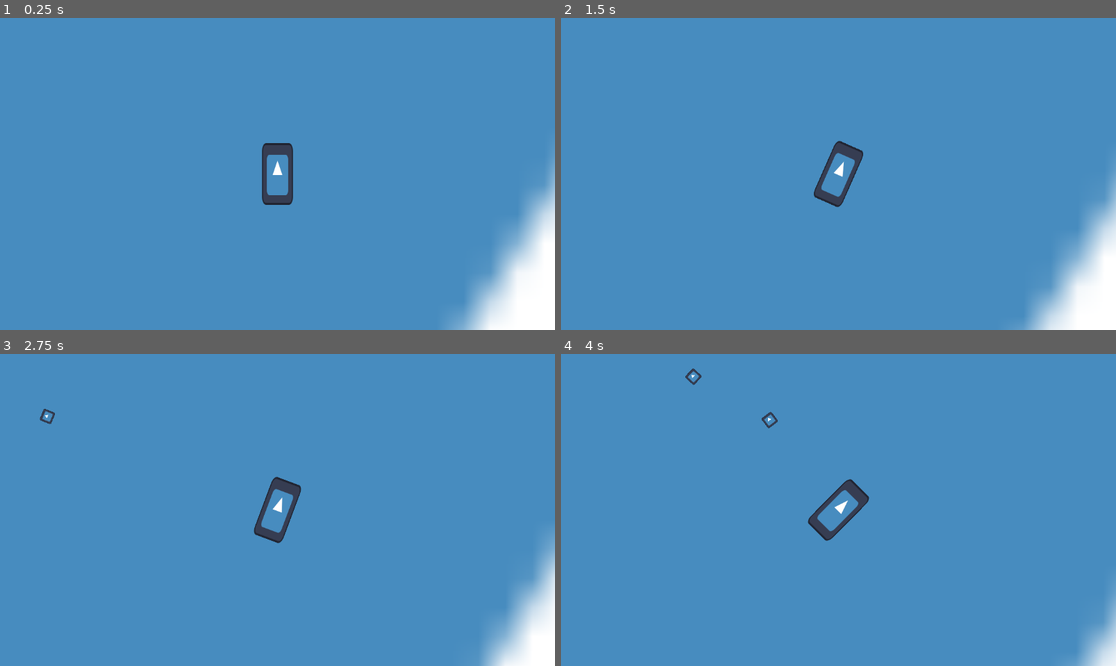
Above: before the commit, frames 1-4 (two rows, left to right).
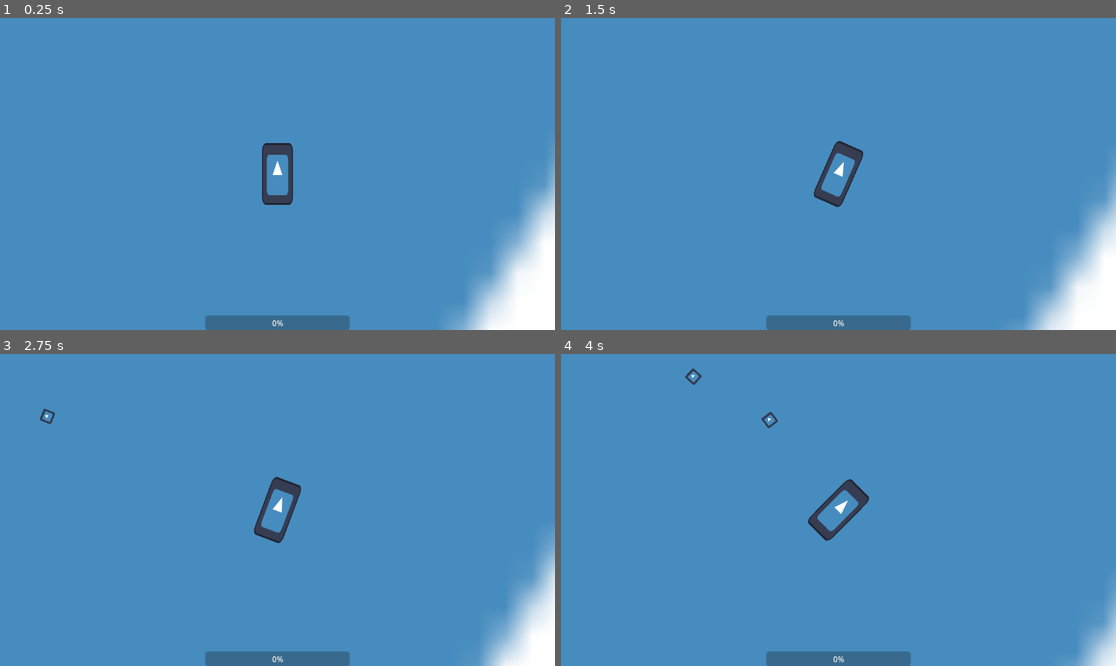
Above: after the commit, the same moments.

Repository: LeBulldoge/torqueterror
Game: Godot game, scene res://Main.tscn
The game is run twice, just before and just after one commit, with the same random seed, the same clock (stepped at 60 frames per second) and the same inputs. The engine's default icon, where the game draws it, is replaced by a stand-in: a white triangle on a blue panel in a dark square.
Inputs:
- Up to frame 1 (0.25 s): no input
- Up to frame 2 (1.5 s): tap Enter at 0.5 s; hold D (steer_right) 0.53-1.28 s; tap S (decelerate) at 0.6, 1.35 s; hold A (steer_left) from 1.28 s (still down)
- Up to frame 3 (2.75 s): release A (steer_left) at 2.03 s; hold D (steer_right) from 2.03 s (still down); tap S (decelerate) at 2.1 s
- Up to frame 4 (4 s): release D (steer_right) at 2.78 s; hold W (accelerate) 2.78-3.53 s; tap S (decelerate) at 2.85, 3.6 s; hold A (steer_left) from 3.53 s (still down)

The runs differ from the first frame. In frame 1, 1.2% of the frame differs, in the area x 36-64%, y 95-100%; in frame 2, 1.2%; in frame 3, 1.2%; in frame 4, 1.2%.

Commit message:
Added a basic healthbar

Diff:
--- a/Main.gd
+++ b/Main.gd
@@ -7,6 +7,7 @@
 func _ready():
 	start_game()
 
+	$Player.health.health_changed.connect($HUD.display_health)
 	$Player.health.death.connect(game_over)
 
 
--- a/Main.tscn
+++ b/Main.tscn
@@ -1,9 +1,10 @@
-[gd_scene load_steps=6 format=3 uid="uid://mn5kouylgoij"]
+[gd_scene load_steps=7 format=3 uid="uid://mn5kouylgoij"]
 
 [ext_resource type="PackedScene" uid="uid://coe45xtjvuehr" path="res://vehicle/Player.tscn" id="1_3yag5"]
 [ext_resource type="Script" path="res://Main.gd" id="1_urkel"]
 [ext_resource type="Texture2D" uid="uid://bqs2kod2xac7k" path="res://icon.svg" id="2_d3qhu"]
 [ext_resource type="Script" path="res://resources/health.gd" id="4_ilx3t"]
+[ext_resource type="Script" path="res://hud.gd" id="5_6w88e"]
 
 [sub_resource type="Resource" id="Resource_tub73"]
 script = ExtResource("4_ilx3t")
@@ -23,4 +24,20 @@
 
 [node name="SpawnTimer" type="Timer" parent="."]
 
+[node name="HUD" type="CanvasLayer" parent="."]
+script = ExtResource("5_6w88e")
+
+[node name="HealthBar" type="ProgressBar" parent="HUD"]
+anchors_preset = 7
+anchor_left = 0.5
+anchor_top = 1.0
+anchor_right = 0.5
+anchor_bottom = 1.0
+offset_left = -150.0
+offset_top = -30.0
+offset_right = 150.0
+grow_horizontal = 2
+grow_vertical = 0
+step = 1.0
+
 [connection signal="timeout" from="SpawnTimer" to="." method="_on_spawn_timer_timeout"]
--- /dev/null
+++ b/hud.gd
@@ -0,0 +1,15 @@
+extends CanvasLayer
+
+
+# Called when the node enters the scene tree for the first time.
+func _ready():
+	pass # Replace with function body.
+
+
+# Called every frame. 'delta' is the elapsed time since the previous frame.
+func _process(delta):
+	pass
+
+
+func display_health(health):
+	$HealthBar.value = health
--- a/resources/health.gd
+++ b/resources/health.gd
@@ -4,14 +4,21 @@
 
 @export var max_health: int
 
-var current_health: int
+signal health_changed(health: int)
+signal death()
+var current_health: int :
+	set(value):
+		current_health = value
+		health_changed.emit(current_health)
 
-signal death()
+		if current_health <= 0:
+			death.emit()
+
 
 
 func reset():
 	current_health = max_health
-
+	health_changed.emit(current_health)
 
 func take_damage(damage: int):
 	assert(damage >= 0)
--- a/vehicle/Player.gd
+++ b/vehicle/Player.gd
@@ -7,6 +7,7 @@
 func _ready():
 	health.reset()
 	health.death.connect(queue_free)
+
 
 func _input(event):
 	self.drive_dir = Input.get_axis("decelerate", "accelerate")
